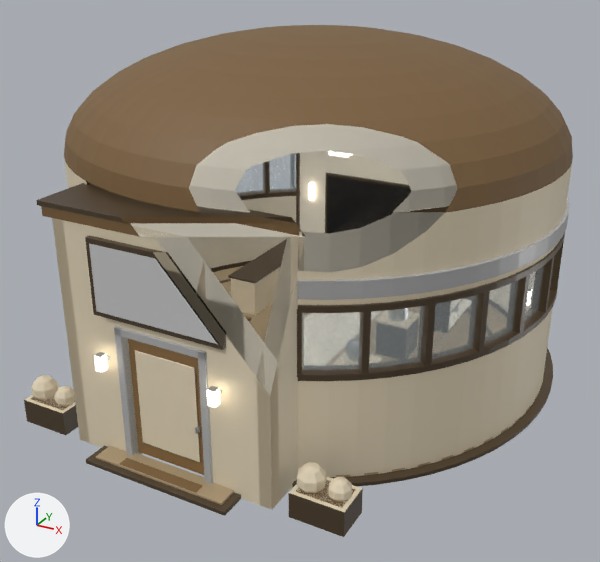
Renders of the Blender file art/blend/content2_v1.blend from each side of a commit.
Both versions are drawn from a 50 mm camera at (9.0, -17.21, 10.32) aimed at (0.18, -1.17, 2.31). The axes (+X, +Y, +Z) are drawn at lower left. The lights are the same throughout. The picture after the commit comes second. Everything nearer to the camera than a plane just in front of the edit is cut away.

Names of what the first picture shows: 'SM_content2_v1_Door', 'SM_content2_v1_Screen', 'SM_content2_v1_Shell', 'SM_content2_v1_Sign'.
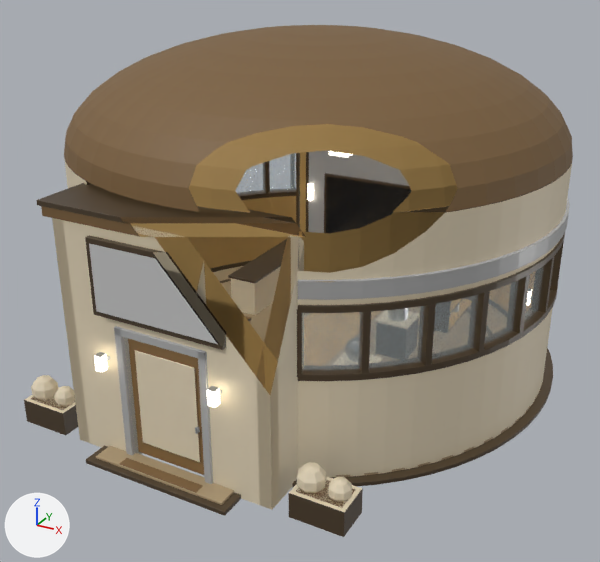
Changed parts and their boxes [x1, y1, x2, y2] in the pictures (600 x 562 px):
'SM_content2_v1_Shell', recoloured, reshaped
    both: [24, 25, 573, 537]
part 1 of me_sm_content2_v1_shell, added (mostly hidden)
    after: [324, 173, 411, 233]
part 2 of me_sm_content2_v1_shell, added
    after: [308, 183, 313, 201]
part 3 of me_sm_content2_v1_shell, recoloured
    before: [325, 172, 411, 233]
    after: [308, 150, 409, 233]
part 4 of me_sm_content2_v1_shell, recoloured
    before: [309, 183, 314, 200]
    after: [306, 152, 309, 232]

The change, as a list of edits to the scene's bpy script:
```text
Change mat_m_wallinterior:
    mat_m_wallinterior.base_color: (0.922, 0.863, 0.73) -> (0.546, 0.342, 0.112)  # pale yellow #f6efde -> orange #c39e5e
Change me_sm_content2_v1_shell:
    used by ob_sm_content2_v1_shell; location = (0.0, 0.0, 0.0)
    remove me_sm_content2_v1_shell.from_pydata(...)  # 8380 vertices, 8554 faces; spans x -6.02..6.02, y -6.88..6.02, z 0.0..8.0
    add me_sm_content2_v1_shell.from_pydata(...)  # 8476 vertices, 8658 faces; spans x -6.02..6.02, y -6.88..6.02, z 0.0..8.0
    me_sm_content2_v1_shell part 1: the loose piece of 24 vertices spanning x -2.08..2.08, y 4.55..4.65, z 0.8..3.2 is copied, and the copy is moved by (0.0, -0.07, 0.0); it spans x -2.08..2.08, y 4.48..4.58, z 0.8..3.2
    me_sm_content2_v1_shell part 2: the loose piece of 24 vertices spanning x -2.62..-2.48, y 4.47..4.6, z 2.29..2.81 is copied, and the copy is moved by (0.0, -0.07, 0.0); it spans x -2.62..-2.48, y 4.4..4.53, z 2.29..2.81
    me_sm_content2_v1_shell part 3: 26 faces spanning x -2.65..2.65, y 4.53..4.6, z 0.14..4.07 switch from mat_m_trim (brown #4a3b28) to mat_m_brandaccent (grey #afafaf)
    me_sm_content2_v1_shell part 4: 44 faces spanning x -2.74..2.74, y 4.51..4.6, z 0.14..4.16 switch from mat_m_lightemissive (pale yellow #fff4de, glowing pale yellow #fff4de) to mat_m_trim (brown #4a3b28)
    other edits to the shape of me_sm_content2_v1_shell do not show in these pictures
```
